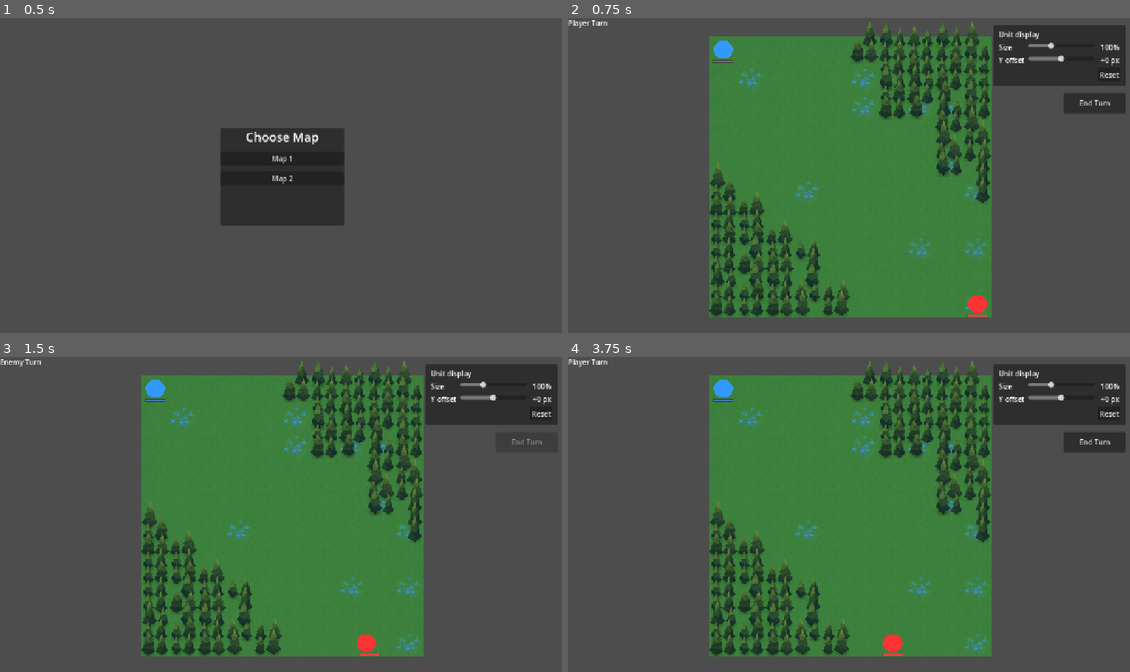
Above: before the commit, frames 1-4 (two rows, left to right).
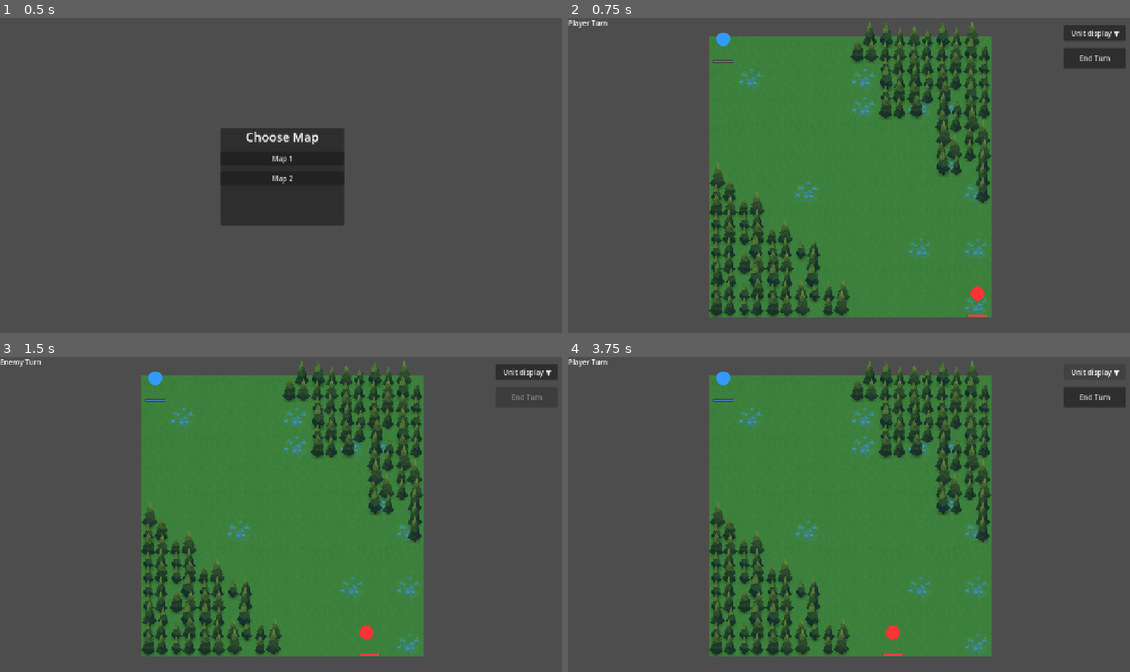
Above: after the commit, the same moments.

Repository: Baptisteberard/srpg
Game: Godot game, scene res://main.tscn
Same seed, same stepped clock (60 frames per second), same inputs: the game is played once before the commit and once after it.
Inputs (mouse positions are in pixels of both pictures, inside the frame that each line leads up to):
- Up to frame 1 (0.5 s): no input
- Up to frame 2 (0.75 s): click "Map 1" at 0.5 s
- Up to frame 3 (1.5 s): click "End Turn" at 1.25 s
- Up to frame 4 (3.75 s): click (1107, 413) at 2 s, where only the run before the commit has a clickable "Reset"; click (1096, 372) at 2.75 s, where only the run after the commit has a clickable "Unit display ▼"; click (1096, 372) at 3.5 s, where only the run after the commit has a clickable "Unit display ▲"

Frame 1 is identical in both runs. In frame 2, 4.3% of the frame differs, in the area x 25-100%, y 2-94%; in frame 3, 3.7%; in frame 4, 4.3%.

Commit message:
fix: collapse unit display menu

Diff:
--- a/battle/battle_runtime.tscn
+++ b/battle/battle_runtime.tscn
@@ -43,9 +43,9 @@
 anchor_left = 1.0
 anchor_right = 1.0
 offset_left = -156.0
-offset_top = 170.0
+offset_top = 68.0
 offset_right = -16.0
-offset_bottom = 216.0
+offset_bottom = 114.0
 grow_horizontal = 0
 text = "End Turn"
 
--- a/tests/run_tests.gd
+++ b/tests/run_tests.gd
@@ -42,6 +42,7 @@
 
 	var board: Board = battle.get_node_or_null("Board") as Board
 	var manager: TurnManager = battle.find_child("TurnManager", true, false) as TurnManager
+	var settings_toggle := battle.find_child("UnitVisualSettingsToggle", true, false) as Button
 	var settings_panel := battle.find_child("UnitVisualSettingsPanel", true, false) as PanelContainer
 	var size_slider := battle.find_child("UnitSizeSlider", true, false) as HSlider
 	var offset_slider := battle.find_child("UnitVerticalOffsetSlider", true, false) as HSlider
@@ -61,21 +62,42 @@
 			_expect(all_use_fe8_visuals, "%s uses FE8 map-sprite animations for every unit" % scene_path)
 
 	var visual_settings_work := false
-	if manager != null and settings_panel != null and size_slider != null and offset_slider != null:
+	if manager != null \
+	and settings_toggle != null \
+	and settings_panel != null \
+	and size_slider != null \
+	and offset_slider != null:
+		var defaults_work := is_equal_approx(manager.unit_visual_size_multiplier, 0.75) \
+			and is_equal_approx(manager.unit_visual_vertical_offset, -24.0)
+		var menu_starts_closed := not settings_panel.visible
+		settings_toggle.button_pressed = true
+		await process_frame
+		var menu_opens := settings_panel.visible
+		settings_toggle.button_pressed = false
+		await process_frame
+		var menu_closes := not settings_panel.visible
 		size_slider.value = 1.25
 		offset_slider.value = -12.0
 		await process_frame
 		var all_units: Array[Unit] = manager.player_units.duplicate()
 		all_units.append_array(manager.enemy_units)
-		visual_settings_work = not all_units.is_empty()
+		visual_settings_work = defaults_work \
+			and menu_starts_closed \
+			and menu_opens \
+			and menu_closes \
+			and not all_units.is_empty()
 		for unit in all_units:
 			if not is_equal_approx(unit.visual_size_multiplier, 1.25) \
 			or not is_equal_approx(unit._get_sprite().position.y, -12.0):
 				visual_settings_work = false
 				break
 	_expect(
-		settings_panel != null and size_slider != null and offset_slider != null and visual_settings_work,
-		"%s has working top-right unit display controls" % scene_path
+		settings_toggle != null \
+		and settings_panel != null \
+		and size_slider != null \
+		and offset_slider != null \
+		and visual_settings_work,
+		"%s has working collapsible top-right unit display controls" % scene_path
 	)
 
 	battle.queue_free()
--- a/turn_manager.gd
+++ b/turn_manager.gd
@@ -53,8 +53,8 @@
 var grid_navigator = GridNavigatorScript.new()
 var combat_resolver = CombatResolverScript.new()
 var enemy_ai = EnemyAIScript.new()
-var unit_visual_size_multiplier: float = 1.0
-var unit_visual_vertical_offset: float = 0.0
+var unit_visual_size_multiplier: float = 0.75
+var unit_visual_vertical_offset: float = -24.0
 
 @export var highlight_path: NodePath
 var highlight: HighlightMap
--- a/ui/battle_hud.gd
+++ b/ui/battle_hud.gd
@@ -17,14 +17,15 @@
 var stats_panel: PanelContainer
 var stats_scroll: ScrollContainer
 var stats_label: RichTextLabel
+var unit_visual_settings_toggle: Button
 var unit_visual_settings_panel: PanelContainer
 var unit_size_slider: HSlider
 var unit_size_value_label: Label
 var unit_vertical_offset_slider: HSlider
 var unit_vertical_offset_value_label: Label
 
-var unit_size_multiplier: float = 1.0
-var unit_vertical_offset: float = 0.0
+var unit_size_multiplier: float = 0.75
+var unit_vertical_offset: float = -24.0
 
 
 func _ready() -> void:
@@ -33,13 +34,24 @@
 
 
 func _build_unit_visual_settings_panel() -> void:
+	unit_visual_settings_toggle = Button.new()
+	unit_visual_settings_toggle.name = "UnitVisualSettingsToggle"
+	unit_visual_settings_toggle.set_anchors_preset(Control.PRESET_TOP_RIGHT)
+	unit_visual_settings_toggle.offset_left = -156.0
+	unit_visual_settings_toggle.offset_top = 16.0
+	unit_visual_settings_toggle.offset_right = -16.0
+	unit_visual_settings_toggle.offset_bottom = 52.0
+	unit_visual_settings_toggle.toggle_mode = true
+	unit_visual_settings_toggle.toggled.connect(_on_unit_visual_settings_toggled)
+	add_child(unit_visual_settings_toggle)
+
 	unit_visual_settings_panel = PanelContainer.new()
 	unit_visual_settings_panel.name = "UnitVisualSettingsPanel"
 	unit_visual_settings_panel.set_anchors_preset(Control.PRESET_TOP_RIGHT)
 	unit_visual_settings_panel.offset_left = -316.0
-	unit_visual_settings_panel.offset_top = 16.0
+	unit_visual_settings_panel.offset_top = 60.0
 	unit_visual_settings_panel.offset_right = -16.0
-	unit_visual_settings_panel.offset_bottom = 154.0
+	unit_visual_settings_panel.offset_bottom = 198.0
 	add_child(unit_visual_settings_panel)
 
 	var margin := MarginContainer.new()
@@ -109,6 +121,20 @@
 	reset_button.pressed.connect(_on_reset_unit_visual_settings)
 	rows.add_child(reset_button)
 	_refresh_unit_visual_settings_labels()
+	_set_unit_visual_menu_open(false)
+
+
+func _on_unit_visual_settings_toggled(is_open: bool) -> void:
+	_set_unit_visual_menu_open(is_open)
+
+
+func _set_unit_visual_menu_open(is_open: bool) -> void:
+	unit_visual_settings_panel.visible = is_open
+	unit_visual_settings_toggle.text = "Unit display ▲" if is_open else "Unit display ▼"
+	var end_turn_button := get_node_or_null("EndTurnButton") as Button
+	if end_turn_button != null:
+		end_turn_button.offset_top = 214.0 if is_open else 68.0
+		end_turn_button.offset_bottom = 260.0 if is_open else 114.0
 
 
 func _on_unit_size_changed(value: float) -> void:
@@ -124,8 +150,8 @@
 
 
 func _on_reset_unit_visual_settings() -> void:
-	unit_size_slider.value = 1.0
-	unit_vertical_offset_slider.value = 0.0
+	unit_size_slider.value = 0.75
+	unit_vertical_offset_slider.value = -24.0
 
 
 func _refresh_unit_visual_settings_labels() -> void:
--- a/unit.gd
+++ b/unit.gd
@@ -51,8 +51,8 @@
 var fe8_map_sprite_animation: FE8MapSpriteAnimation = null
 var is_selected_visual: bool = false
 var is_hovered_visual: bool = false
-var visual_size_multiplier: float = 1.0
-var visual_vertical_offset: float = 0.0
+var visual_size_multiplier: float = 0.75
+var visual_vertical_offset: float = -24.0
 
 func _ready() -> void:
 	add_to_group("units")
Not shown, changed: ARCHITECTURE.md
